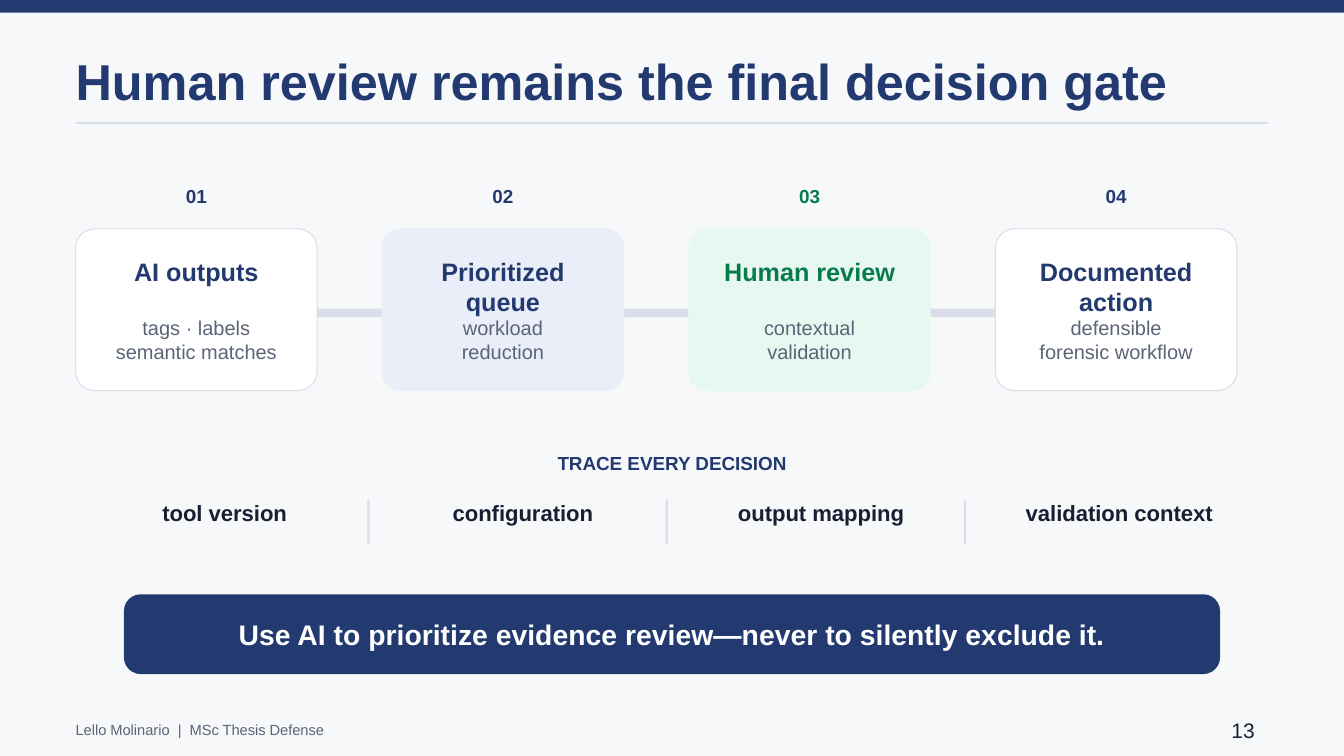
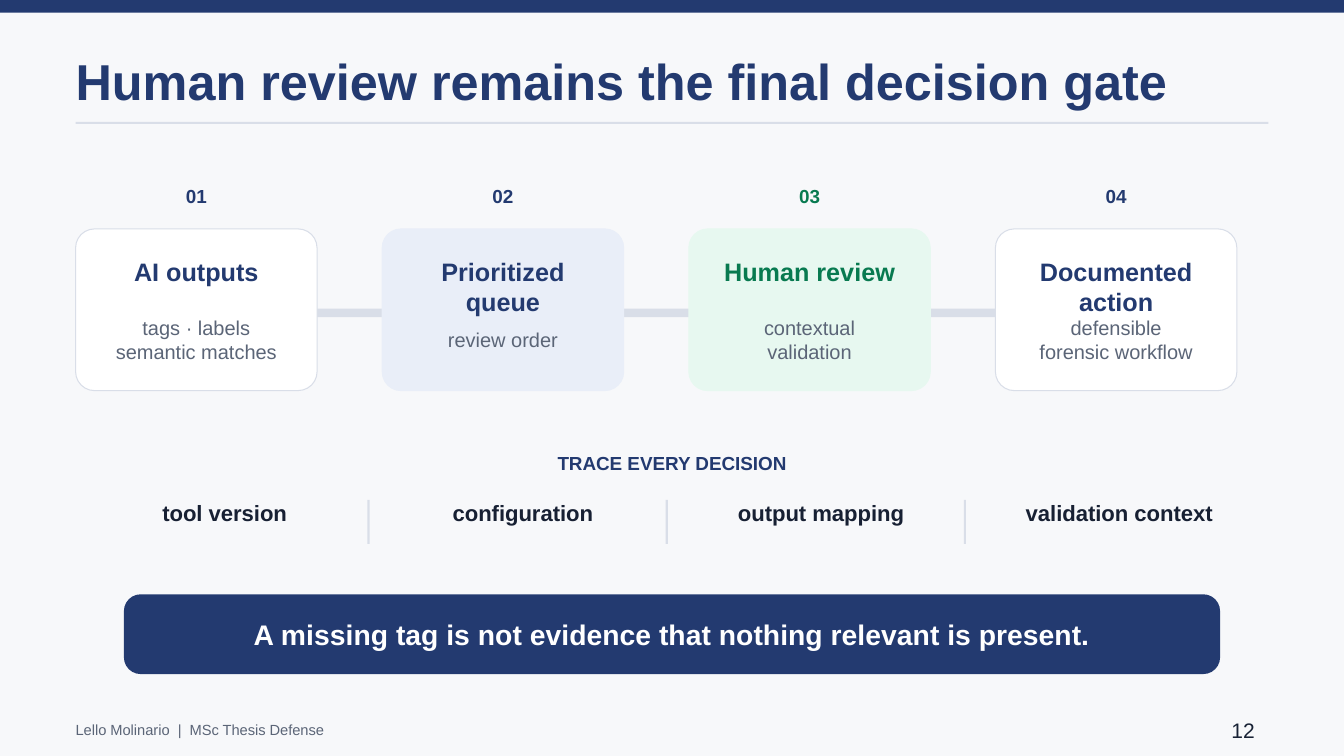
Before and after one commit to lmolinario/Molinario_Thesis_Defense_2026, a slide deck: slide 12 of Molinario_Thesis_Defense_2026.pptx (slide 13 before the commit). Drawn at 1344x756 pixels with LibreOffice and Linux fonts; fonts in the diff are those of the drawing. Boxes give left, top, right and bottom in pixels: in the first picture for what was removed or moved away, otherwise in the second. Text is boxed around its words. In the diff, an @@ line names an element or a change of style, - is before the commit and + after.

```diff
--- a/Molinario_Thesis_Defense_2026.pptx
+++ b/Molinario_Thesis_Defense_2026.pptx
@@ text at (448,332,558,347): text changed @@
-workload
-reduction
+review order
@@ text at (254,624,1089,651): text changed @@
-Use AI to prioritize evidence review—never to silently exclude it.
+A missing tag is not evidence that nothing relevant is present.
@@ text at (1231,723,1254,738): text changed @@
-13
+12
```
Also in this commit, not shown: 18 other slides changed, 1 slide added, 1 slide removed, 1 other file.
